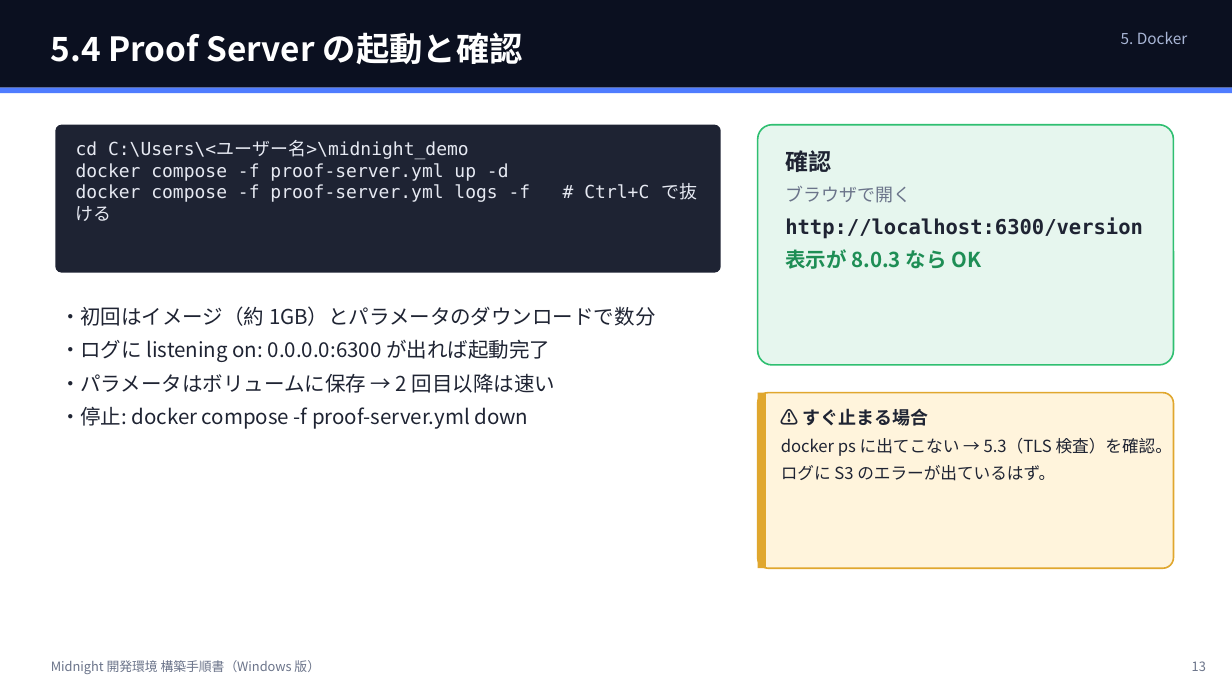
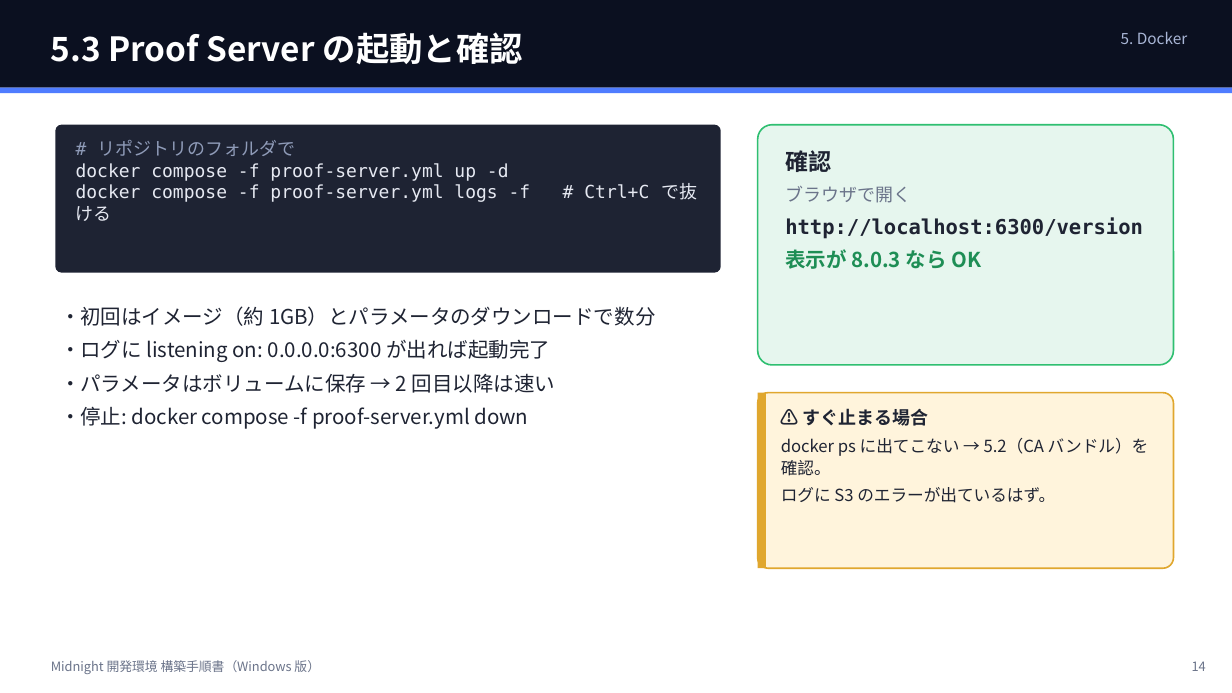
Before and after one commit to 101nimura/midnight_td_demo, a slide deck: slide 14 of docs/SETUP.pptx (slide 13 before the commit). Drawn at 1232x693 pixels with LibreOffice and Linux fonts; fonts in the diff are those of the drawing. Boxes give left, top, right and bottom in pixels: in the first picture for what was removed or moved away, otherwise in the second. Text is boxed around its words. In the diff, an @@ line names an element or a change of style, - is before the commit and + after.

```diff
--- a/docs/SETUP.pptx
+++ b/docs/SETUP.pptx
@@ text at (51,32,523,65): text changed @@
-5.4 Proof Server の起動と確認
+5.3 Proof Server の起動と確認
@@ text in rounded rectangle at (97,140,295,156): text changed; text colour #E6E9F2 to #8F9BB8 @@
-cd C:\Users\<ユーザー名>\midnight_demo
+# リポジトリのフォルダで
@@ text at (781,438,1149,476): text changed @@
-docker ps に出てこない → 5.3（TLS 検査）を確認。
+docker ps に出てこない → 5.2（CA バンドル）を確認。
@@ text at (1192,661,1206,671): text changed @@
-13
+14
```
Also in this commit, not shown: 24 other slides changed, 1 slide added, 18 other files.
